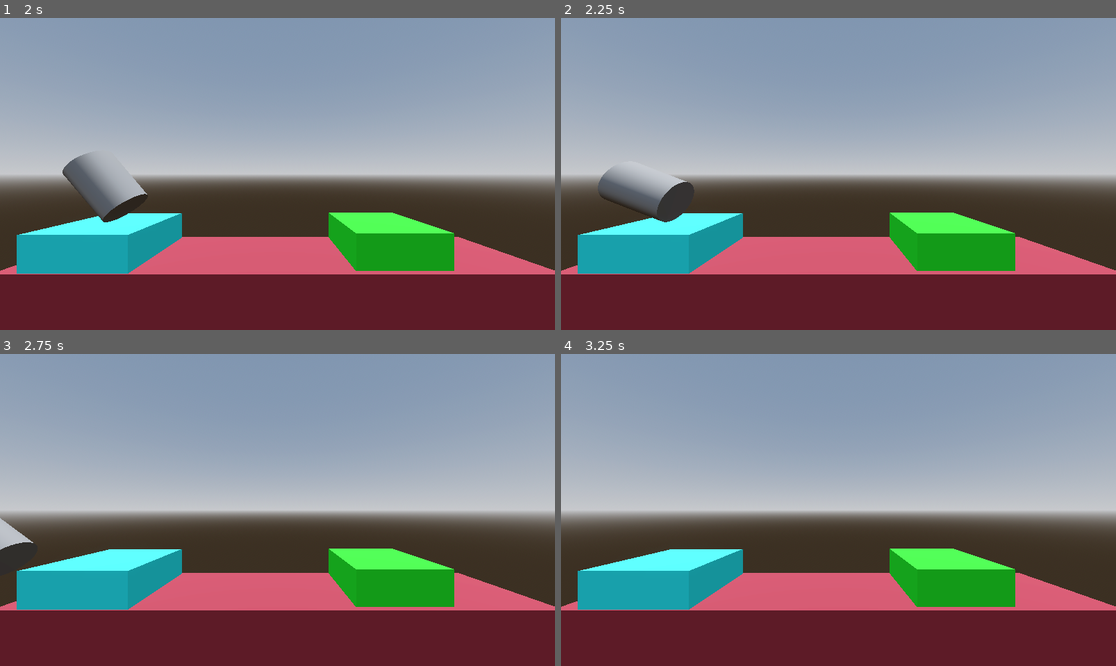
Above: before the commit, frames 1-4 (two rows, left to right).
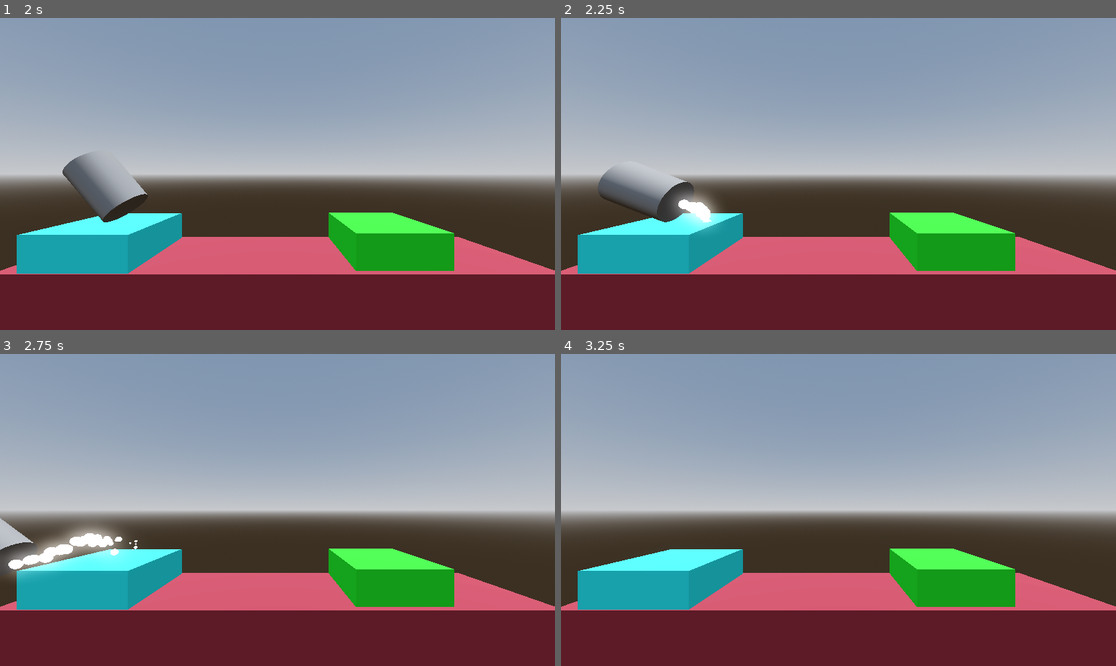
Above: after the commit, the same moments.

Repository: Dharshz/Project-Boost
Game: Godot game, scene res://level/level.tscn
The game is run twice, just before and just after one commit, with the same random seed, the same clock (stepped at 60 frames per second) and the same inputs.
Inputs:
- Up to frame 1 (2 s): tap Enter (ui_accept) at 0.5, 1.35, 1.52, 1.82 s; hold Right (ui_right) 0.53-1.28 s; hold Enter (ui_accept) 0.53-1.28 s; hold Left (ui_left) from 1.28 s (still down)
- Up to frame 2 (2.25 s): release Left (ui_left) at 2.03 s; hold Right (ui_right) from 2.03 s (still down); hold Enter (ui_accept) from 2.03 s (still down)
- Up to frame 3 (2.75 s): keep holding Right (ui_right); keep holding Enter (ui_accept)
- Up to frame 4 (3.25 s): release Right (ui_right) at 2.78 s; release Enter (ui_accept) at 2.78 s; hold Up from 2.78 s (still down); tap Enter (ui_accept) at 2.85, 3.02 s

Frame 1 is identical in both runs. In frame 2, 0.8% of the frame differs, in the area x 20-29%, y 55-68%; in frame 3, 2.2%, in the area x 0-25%, y 54-72%; in frame 4, nothing differs.

Commit message:
added particles

Diff:
--- /dev/null
+++ b/booster_particles.tscn
@@ -0,0 +1,36 @@
+[gd_scene load_steps=6 format=3 uid="uid://bx3wsv7xinler"]
+
+[sub_resource type="Curve" id="Curve_w7ove"]
+_data = [Vector2(0, 1), 0.0, 1.40451, 0, 0, Vector2(1, 0), -2.21649, 0.0, 0, 0]
+point_count = 2
+
+[sub_resource type="CurveTexture" id="CurveTexture_0capg"]
+curve = SubResource("Curve_w7ove")
+
+[sub_resource type="ParticleProcessMaterial" id="ParticleProcessMaterial_fgg2i"]
+direction = Vector3(0, -1, 0)
+spread = 15.0
+initial_velocity_min = 2.0
+initial_velocity_max = 4.0
+gravity = Vector3(0, 0, 0)
+damping_min = 9.0
+damping_max = 9.0
+scale_curve = SubResource("CurveTexture_0capg")
+
+[sub_resource type="StandardMaterial3D" id="StandardMaterial3D_6pwbh"]
+emission_enabled = true
+emission = Color(1, 1, 1, 1)
+emission_energy_multiplier = 2.0
+
+[sub_resource type="SphereMesh" id="SphereMesh_atjxn"]
+material = SubResource("StandardMaterial3D_6pwbh")
+radius = 0.1
+height = 0.2
+radial_segments = 32
+rings = 16
+
+[node name="BoosterParticles" type="GPUParticles3D"]
+amount = 32
+lifetime = 0.5
+process_material = SubResource("ParticleProcessMaterial_fgg2i")
+draw_pass_1 = SubResource("SphereMesh_atjxn")
--- a/player.gd
+++ b/player.gd
@@ -5,8 +5,10 @@
 @export_range(-500, 500) var torque_thurst: float = 300
 
 @onready var explosion_audio: AudioStreamPlayer = $ExplosionAudio
+@onready var success_audio: AudioStreamPlayer = $SuccessAudio
+@onready var rocket_audio: AudioStreamPlayer = $RocketAudio
+@onready var booster_particles: GPUParticles3D = $BoosterParticles
 
-@onready var success_audio: AudioStreamPlayer = $SuccessAudio
 
 var is_transitioning: bool = false
 # Called when the node enters the scene tree for the first time.
@@ -18,6 +20,12 @@
 func _process(delta: float) -> void:
 	if Input.is_action_pressed("ui_accept"):
 		apply_central_force(basis.y * delta * thurst)
+		if rocket_audio.playing == false:
+			rocket_audio.play()
+		booster_particles.emitting = true
+	else:
+		rocket_audio.stop()
+		booster_particles.emitting = false
 
 	if Input.is_action_pressed("ui_left"):
 		apply_torque(Vector3(0, 0, torque_thurst * delta))
@@ -30,7 +38,8 @@
 	if is_transitioning == false:
 		if "Goal" in body.get_groups():
 			on_complete(body.file_path)
-		if "Floor" in body.get_groups():
+		if "@onready var rocket_audio: AudioStreamPlayer = $RocketAudio
+" in body.get_groups():
 			on_crash()
 
 func on_complete(path):
--- a/player.tscn
+++ b/player.tscn
@@ -1,8 +1,10 @@
-[gd_scene load_steps=6 format=3 uid="uid://dqtucakjhdcq3"]
+[gd_scene load_steps=8 format=3 uid="uid://dqtucakjhdcq3"]
 
 [ext_resource type="Script" path="res://player.gd" id="1_odebq"]
 [ext_resource type="AudioStream" uid="uid://c8q27ed37gy7u" path="res://SFX - Death Explosion.ogg" id="2_yu76s"]
 [ext_resource type="AudioStream" uid="uid://dsm84u8wdam2n" path="res://SFX - Success.ogg" id="3_x3x0a"]
+[ext_resource type="AudioStream" uid="uid://dyulhu4nv25yn" path="res://SFX - Main engine thrust.ogg" id="4_xdlao"]
+[ext_resource type="PackedScene" uid="uid://bx3wsv7xinler" path="res://booster_particles.tscn" id="5_m7emg"]
 
 [sub_resource type="CylinderMesh" id="CylinderMesh_8csi6"]
 
@@ -33,4 +35,10 @@
 [node name="SuccessAudio" type="AudioStreamPlayer" parent="."]
 stream = ExtResource("3_x3x0a")
 
+[node name="RocketAudio" type="AudioStreamPlayer" parent="."]
+stream = ExtResource("4_xdlao")
+
+[node name="BoosterParticles" parent="." instance=ExtResource("5_m7emg")]
+transform = Transform3D(1, 0, 0, 0, 1, 0, 0, 0, 1, 0, -1.32406, 0)
+
 [connection signal="body_entered" from="." to="." method="_on_body_entered"]
Not shown, added: SFX - Main engine thrust.ogg.import
Not shown, added: SFX - Main engine thrust.ogg
